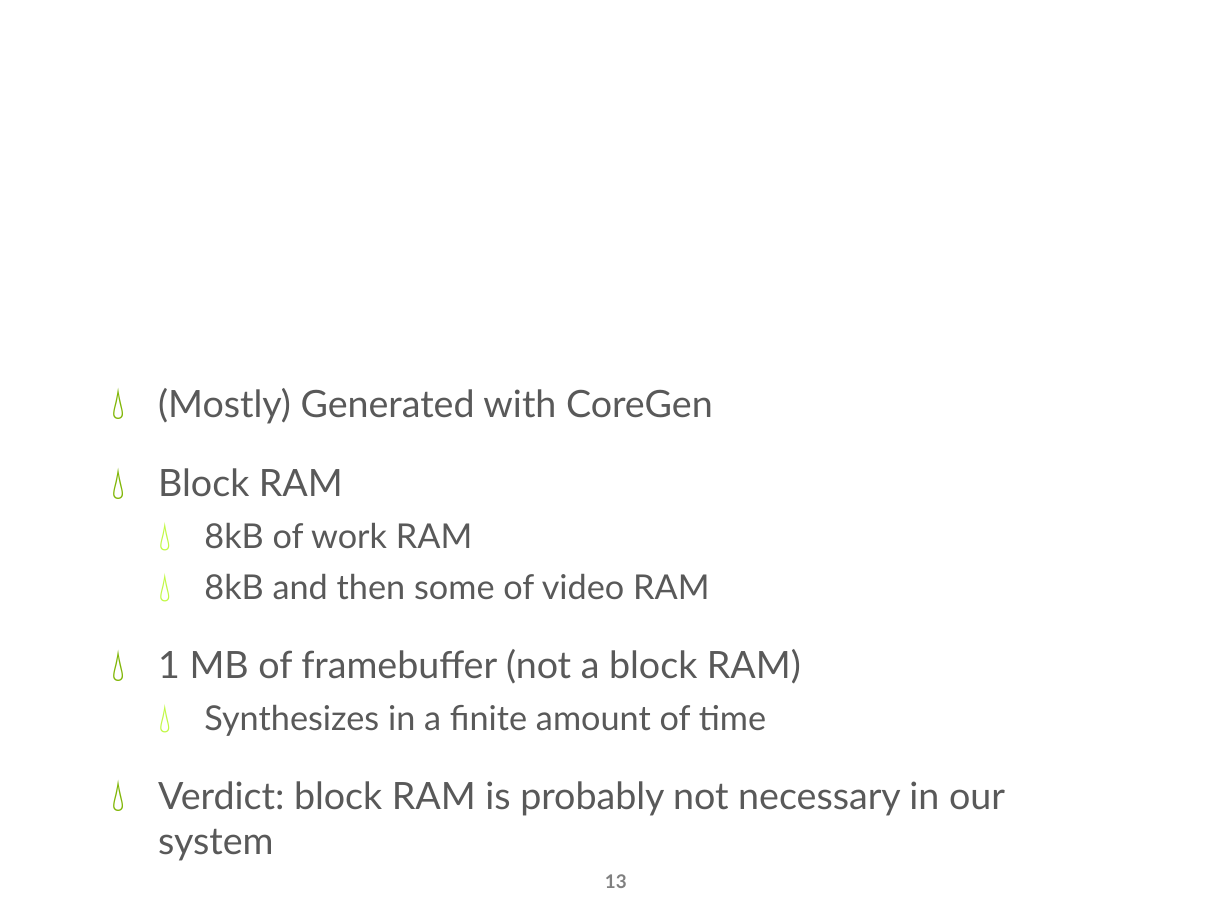
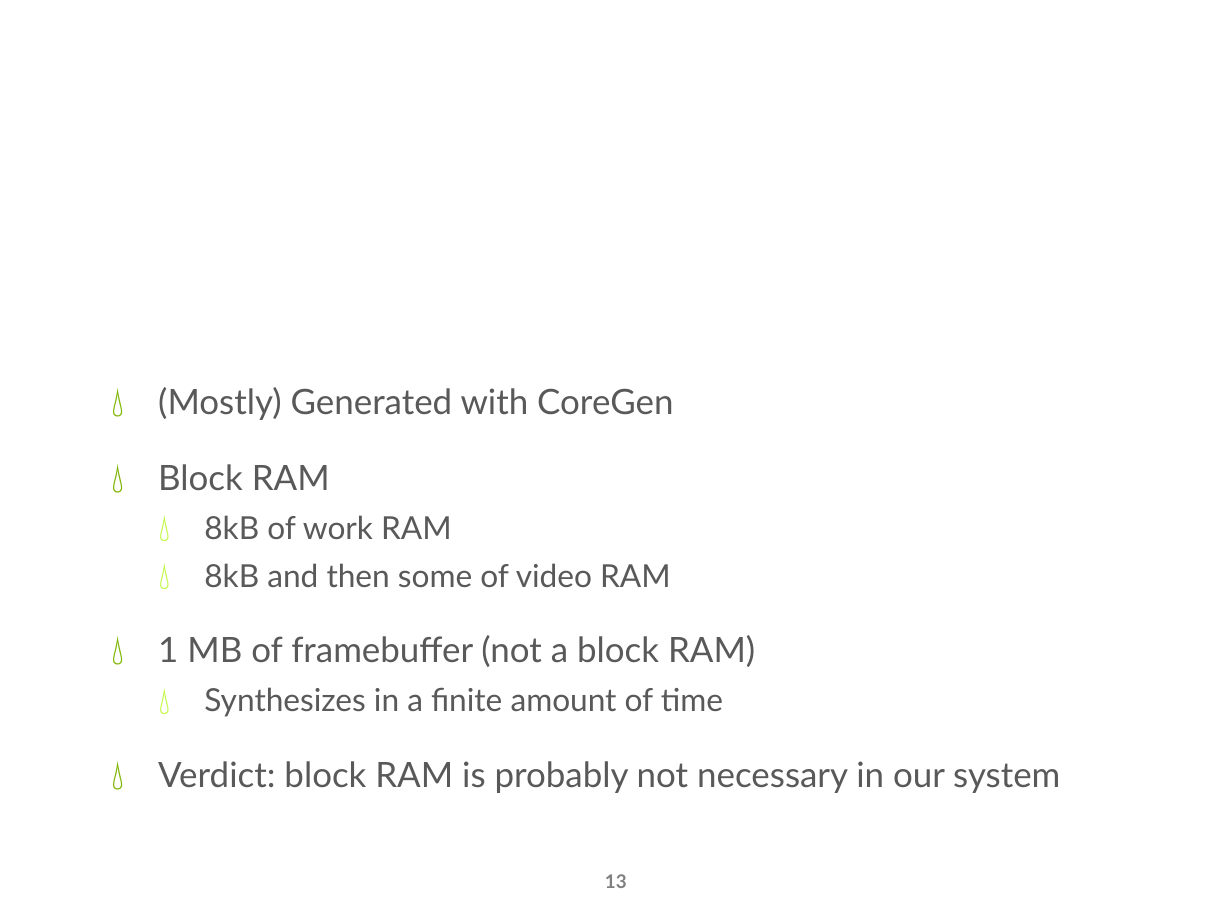
Before and after one commit to nightslide7/Gameboy, a slide deck: slide 13 of Meerkats_Presentation.pptx. Drawn at 1232x924 pixels with LibreOffice and Linux fonts; fonts in the diff are those of the drawing; background and template pictures are left out. Boxes give left, top, right and bottom in pixels: in the first picture for what was removed or moved away, otherwise in the second. Text is boxed around its words. In the diff, an @@ line names an element or a change of style, - is before the commit and + after.

```diff
--- a/Meerkats_Presentation.pptx
+++ b/Meerkats_Presentation.pptx
@@ text "(Mostly) Generated with CoreGen" at [158, 387, 1060, 793]: size 22 to 20.4 pt in "(Mostly) Generated with CoreGen", "Block RAM", "1 MB of framebuffer (not a block ...", "Verdict: block RAM is probably not necessary ..."; size 20 to 18.5 pt in "8kB of work RAM", "8kB and then some of video RAM", "Synthesizes in a finite amount of time" @@
```
Also in this commit, not shown: 1 other slide changed.
